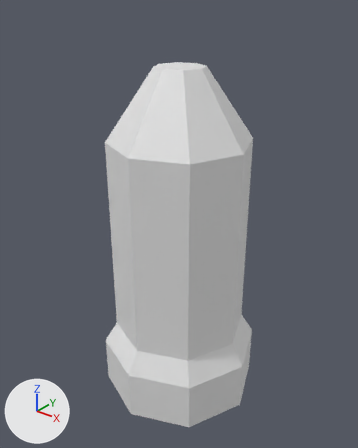
Renders of the Blender file Assets/Models/Gun Bullet.blend from each side of a commit.
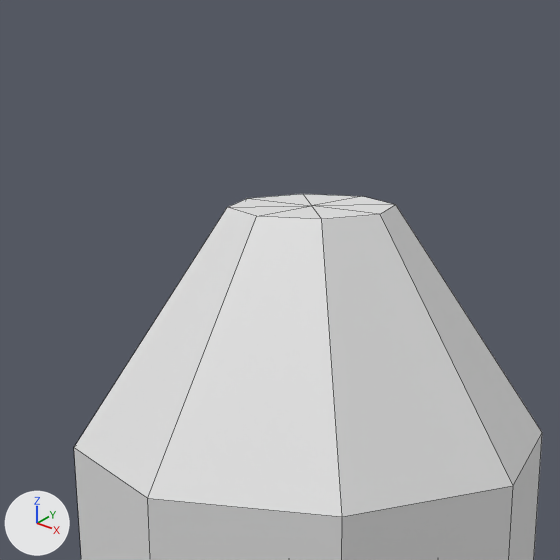
Old and new are each drawn whole from a camera (50 mm lens) standing at (0.2583, -0.3244, 0.2186) and looking at (-0.0009, -0.0003, 0.0177) and again close up on the part from 23% to 72% of the width and 0% to 40% of the height. The lights are fixed; the arrows at lower left show +X, +Y and +Z. The close-ups show mesh edges as thin lines. Materials are left out; every surface is plain grey.

Script lines for the objects in view, before the commit:
```python
me_circle = bpy.data.meshes.new('Circle')
me_circle.from_pydata(...)  # 42 vertices, 48 faces; spans x -0.076..0.076, y -0.076..0.076, z -0.159..0.159
ob_gunbullet = bpy.data.objects.new('GunBullet', me_circle)
ob_gunbullet.location = (0.0, 0.0, 0.0)
```
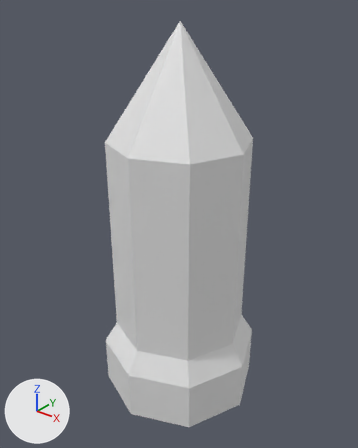
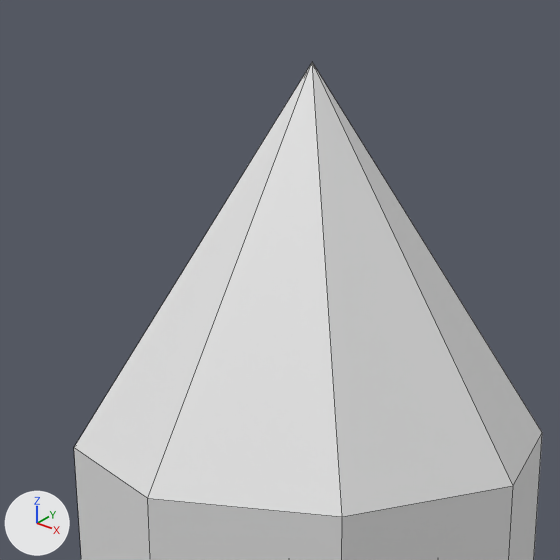
Pixel boxes (x1, y1, x2, y2) of what changed, in the close-ups (560 x 560 px):
'GunBullet', reshaped: before (74, 194, 542, 560); after (74, 63, 542, 560)
part 1 of me_circle, cut back: before (80, 194, 534, 479); after (80, 63, 534, 479)

Patch to the scene script:
```diff
--- a/Assets/Models/Gun Bullet.blend.py
+++ b/Assets/Models/Gun Bullet.blend.py
@@ me_circle @@
 # used by ob_gunbullet; location = (0.0, 0.0, 0.0)
-me_circle.from_pydata(...)  # 42 vertices, 48 faces; spans x -0.076..0.076, y -0.076..0.076, z -0.159..0.159
+me_circle.from_pydata(...)  # 34 vertices, 40 faces; spans x -0.076..0.076, y -0.076..0.076, z -0.159..0.193
+# me_circle part 1
+# 9 vertices are removed from x -0.022..0.022, y -0.022..0.022, z 0.159
+# 16 faces are deleted
+# 1 vertex is added at (0.0, 0.0, 0.193)
+# 8 new faces join them
```
